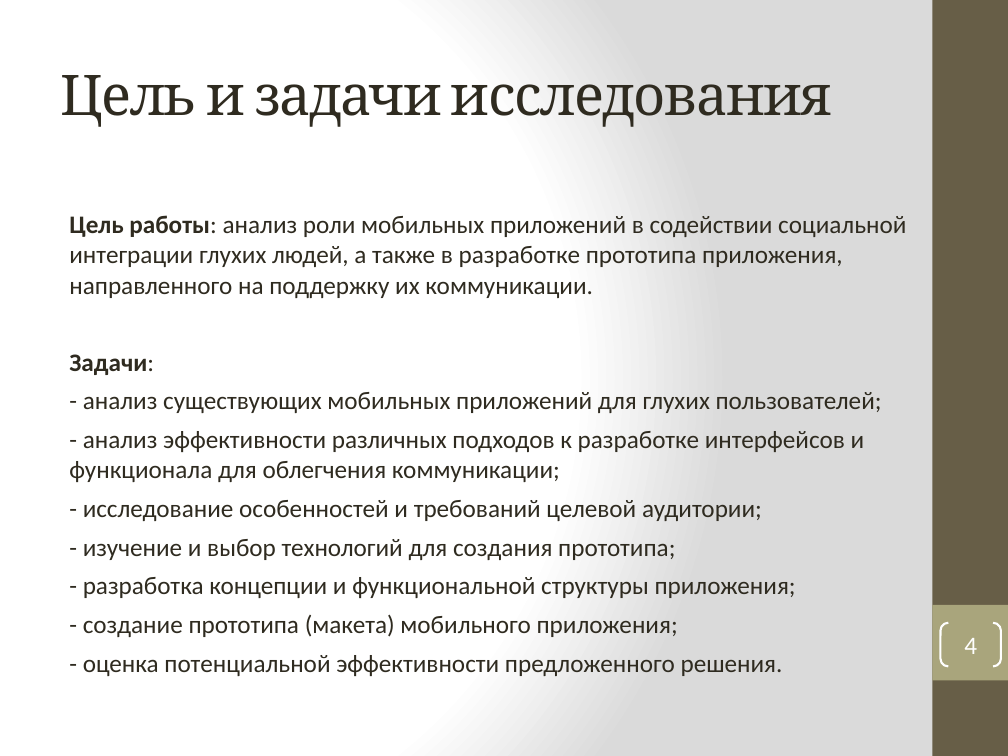
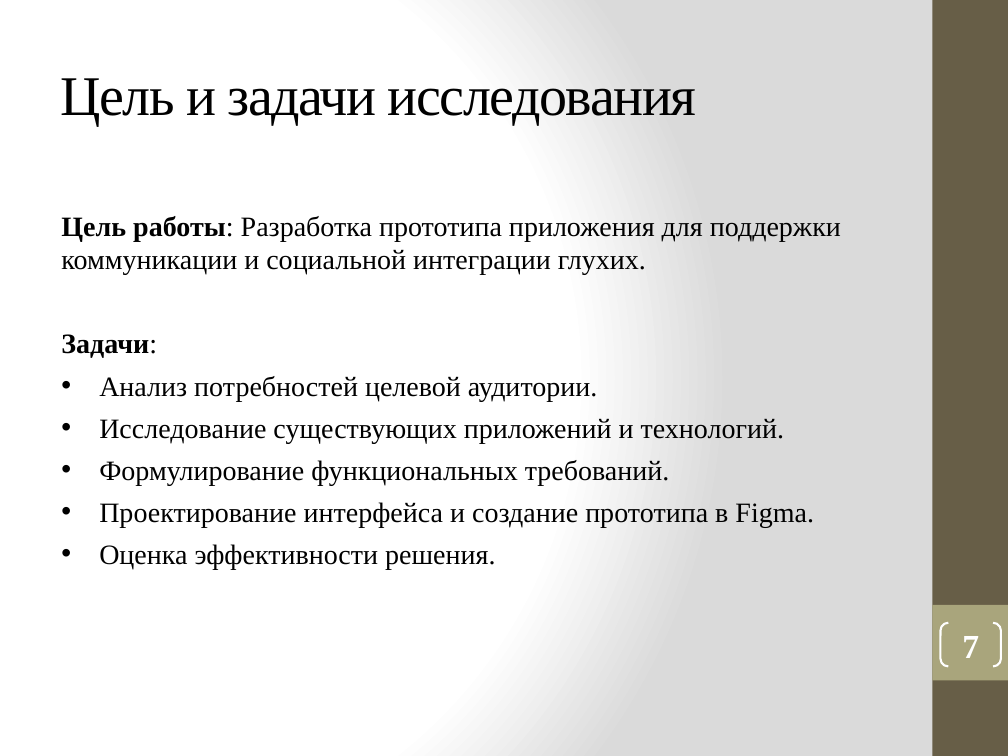
Before and after one commit to vadimgilka/DeafAndDumbPeople, a slide deck: slide 7 of Моя документация/Презентация_Панова.pptx (slide 4 before the commit). Drawn at 1008x756 pixels with LibreOffice and Linux fonts; fonts in the diff are those of the drawing. Boxes give left, top, right and bottom in pixels: in the first picture for what was removed or moved away, otherwise in the second. Text is boxed around its words. In the diff, an @@ line names an element or a change of style, - is before the commit and + after.

```diff
--- a/Моя документация/Презентация_Панова.pptx
+++ b/Моя документация/Презентация_Панова.pptx
@@ title "Цель и задачи исследования" at (60, 78, 697, 126): font Cambria to Times New Roman, text colour #2F2B20 to #000000 @@
@@ text "Цель работы: Разработка прототипа приложения ...": place and size @@
-text "Цель работы: Разработка прототипа приложения ..." at (69, 215, 906, 676)
+text "Цель работы: Разработка прототипа приложения ..." at (61, 216, 841, 569)
@@ text at (61, 216, 841, 275): text changed; size 18 to 20 pt; font Calibri to Times New Roman; text colour #2F2B20 to #000000 @@
-Цель работы: анализ роли мобильных приложений в содействии социальной интеграции глухих людей, а также в разработке прототипа приложения, направленного на поддержку их коммуникации.
+Цель работы: Разработка прототипа приложения для поддержки коммуникации и социальной интеграции глухих.
@@ text at (61, 334, 157, 358): size 18 to 20 pt, font Calibri to Times New Roman, text colour #2F2B20 to #000000 in "Задачи:" @@
@@ text at (99, 376, 814, 569): text changed; size 18 to 20 pt; font Calibri to Times New Roman; text colour #2F2B20 to #000000 @@
-- анализ существующих мобильных приложений для глухих пользователей;
-- анализ эффективности различных подходов к разработке интерфейсов и функционала для облегчения коммуникации;
-- исследование особенностей и требований целевой аудитории;
-- изучение и выбор технологий для создания прототипа;
-- разработка концепции и функциональной структуры приложения;
-- создание прототипа (макета) мобильного приложения;
-- оценка потенциальной эффективности предложенного решения.
+• Анализ потребностей целевой аудитории.
+• Исследование существующих приложений и технологий.
+• Формулирование функциональных требований.
+• Проектирование интерфейса и создание прототипа в Figma.
+• Оценка эффективности решения.
@@ page number at (962, 636, 979, 658): text changed; size 18 to 24 pt; font Calibri to Times New Roman; bold on @@
-4
+7
```
Also in this commit, not shown: 8 other slides changed, 8 slides added, 1 slide removed.
